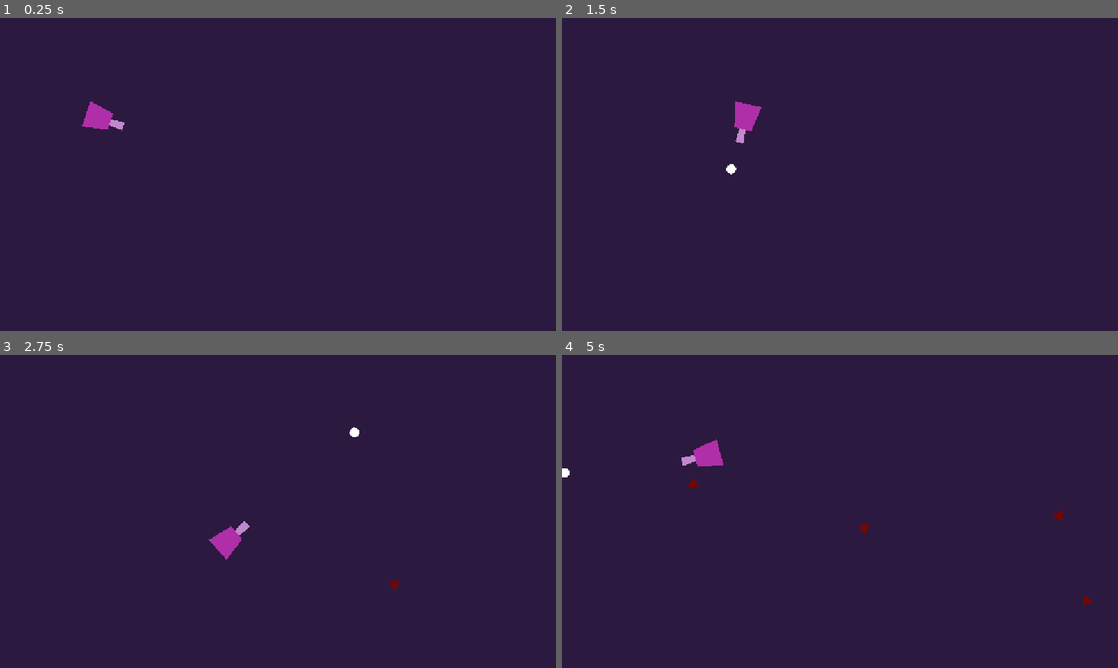
Above: before the commit, frames 1-4 (two rows, left to right).
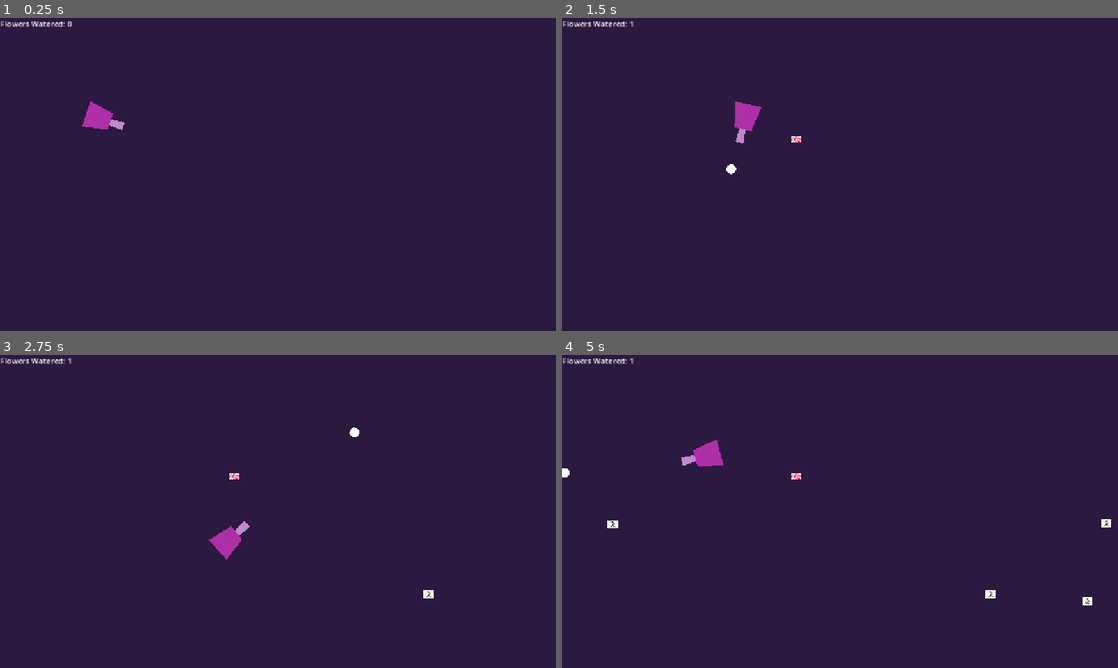
Above: after the commit, the same moments.

Repository: dearbhlalala/shootergame25
Game: Godot game, scene res://Scenes/game_scene.tscn
The game is run twice, just before and just after one commit, with the same random seed, the same clock (stepped at 60 frames per second) and the same inputs.
Inputs (mouse positions are in pixels of both pictures, inside the frame that each line leads up to):
- Up to frame 1 (0.25 s): no input
- Up to frame 2 (1.5 s): tap Enter at 0.5 s; move the mouse to (962, 158) at 0.52 s; hold D (right) 0.53-1.28 s; tap Space (shoot) at 0.6, 1.35 s; move the mouse to (728, 190) at 1.27 s; hold S (down) from 1.28 s (still down)
- Up to frame 3 (2.75 s): move the mouse to (333, 442) at 2.02 s; release S (down) at 2.03 s; hold D (right) from 2.03 s (still down); tap Space (shoot) at 2.1 s
- Up to frame 4 (5 s): move the mouse to (812, 574) at 2.77 s; release D (right) at 2.78 s; hold W (up) 2.78-3.53 s; tap Space (shoot) at 2.85, 3.6, 4.35 s; move the mouse to (1006, 558) at 3.52 s; hold A (left) from 3.53 s (still down); move the mouse to (673, 464) at 4.27 s

The runs differ from the first frame. In frame 1, 0.2% of the frame differs, in the area x 0-13%, y 1-3%; in frame 2, 0.2%; in frame 3, 0.3%; in frame 4, 0.5%, in the area x 0-99%, y 1-81%.

Commit message:
overhaul
added prototype flower textures, randomised the sprite upon impact, added score system

Diff:
--- a/shooter-game/Scenes/bullet.tscn
+++ b/shooter-game/Scenes/bullet.tscn
@@ -5,7 +5,7 @@
 
 [sub_resource type="CircleShape2D" id="CircleShape2D_5o5l8"]
 
-[node name="Bullet" type="Area2D"]
+[node name="Bullet" type="Area2D" groups=["bullets"]]
 script = ExtResource("2_oduel")
 
 [node name="Circle-xxl" type="Sprite2D" parent="."]
--- a/shooter-game/Scenes/enemy.tscn
+++ b/shooter-game/Scenes/enemy.tscn
@@ -1,19 +1,33 @@
-[gd_scene load_steps=3 format=3 uid="uid://bmxk1y7dlu1xu"]
+[gd_scene load_steps=8 format=3 uid="uid://bmxk1y7dlu1xu"]
 
 [ext_resource type="Script" uid="uid://dwcq3ja18blok" path="res://Scripts/enemy.gd" id="1_hghv2"]
+[ext_resource type="Texture2D" uid="uid://kpi3hul00vll" path="res://images/png-transparent-drawing-cartoon-flower-blue-symmetry-plant-stem-thumbnail.png" id="2_afpow"]
+[ext_resource type="Texture2D" uid="uid://3ducapxur8uo" path="res://images/png-transparent-rose-dry-flower-dried-withered-dead-sad-dark-preserved-pressed-thumbnail.png" id="3_287tu"]
+[ext_resource type="Texture2D" uid="uid://2ft220otm84p" path="res://images/png-clipart-drawing-cartoon-flower-flower-purple-cartoon-thumbnail.png" id="3_ghaa6"]
+[ext_resource type="Texture2D" uid="uid://c4f2hc7r08xph" path="res://images/png-clipart-flower-orange-flower-cartoon-orange-symmetry-thumbnail.png" id="4_1dp5w"]
+[ext_resource type="Texture2D" uid="uid://voi60vct2atv" path="res://images/transparent-cartoon-flowers-18.png" id="5_auwsv"]
 
 [sub_resource type="CircleShape2D" id="CircleShape2D_1f0kj"]
 radius = 22.9105
 
 [node name="Enemy" type="CharacterBody2D" groups=["enemies"]]
 script = ExtResource("1_hghv2")
+possible_textures = Array[Texture]([ExtResource("2_afpow"), ExtResource("3_ghaa6"), ExtResource("4_1dp5w"), ExtResource("5_auwsv")])
 
-[node name="Polygon2D" type="Polygon2D" parent="."]
-position = Vector2(-6, -1)
-scale = Vector2(0.48, 0.52)
-color = Color(0.461703, 0.0264587, 0, 1)
-polygon = PackedVector2Array(-4, -22, 38, 0, -4, 24)
+[node name="Sprite2D" type="Sprite2D" parent="."]
+position = Vector2(0.5, -5.96046e-08)
+scale = Vector2(0.0583333, 0.0375)
+texture = ExtResource("3_287tu")
+
+[node name="Area2D" type="Area2D" parent="."]
+
+[node name="CollisionShape2D2" type="CollisionShape2D" parent="Area2D"]
+scale = Vector2(0.480128, 0.404853)
+shape = SubResource("CircleShape2D_1f0kj")
 
 [node name="CollisionShape2D" type="CollisionShape2D" parent="."]
 scale = Vector2(0.480128, 0.404853)
 shape = SubResource("CircleShape2D_1f0kj")
+disabled = true
+
+[connection signal="area_entered" from="Area2D" to="." method="_on_area_2d_area_entered"]
--- a/shooter-game/Scenes/game_scene.tscn
+++ b/shooter-game/Scenes/game_scene.tscn
@@ -1,7 +1,8 @@
-[gd_scene load_steps=7 format=3 uid="uid://cxrl84bjayq0m"]
+[gd_scene load_steps=8 format=3 uid="uid://cxrl84bjayq0m"]
 
 [ext_resource type="PackedScene" uid="uid://mirjno1ylj2p" path="res://Scenes/character_body_2d.tscn" id="1_2v614"]
 [ext_resource type="Script" uid="uid://cx6lwc1d8j8j" path="res://Scripts/game.gd" id="1_b6fju"]
+[ext_resource type="PackedScene" uid="uid://csqm20dsy5ht5" path="res://Scenes/ui.tscn" id="3_6h5vk"]
 
 [sub_resource type="WorldBoundaryShape2D" id="WorldBoundaryShape2D_x87qo"]
 normal = Vector2(0.00793626, 0.999969)
@@ -40,4 +41,6 @@
 [node name="Timer" type="Timer" parent="."]
 autostart = true
 
+[node name="UI" parent="." instance=ExtResource("3_6h5vk")]
+
 [connection signal="timeout" from="Timer" to="." method="_on_timer_timeout"]
--- /dev/null
+++ b/shooter-game/Scenes/ui.tscn
@@ -0,0 +1,15 @@
+[gd_scene load_steps=2 format=3 uid="uid://csqm20dsy5ht5"]
+
+[ext_resource type="Script" uid="uid://82mo40dvlbp2" path="res://ScoreUI.gd" id="1_jxero"]
+
+[node name="UI" type="Control"]
+layout_mode = 3
+anchors_preset = 0
+offset_right = 40.0
+offset_bottom = 40.0
+script = ExtResource("1_jxero")
+
+[node name="ScoreLabel" type="Label" parent="."]
+layout_mode = 0
+offset_right = 186.0
+offset_bottom = 76.0
--- /dev/null
+++ b/shooter-game/ScoreUI.gd
@@ -0,0 +1,6 @@
+extends Control
+
+@onready var score_label = $ScoreLabel
+
+func _process(_delta):
+	score_label.text = "Flowers Watered: " + str(GameManager.score)
--- /dev/null
+++ b/shooter-game/Scripts/GameManager.gd
@@ -0,0 +1,12 @@
+extends Node
+
+var score: int = 0
+
+# Function to increase score
+func add_score(points: int = 1):
+	score += points
+	print("Score:", score)  # Debugging, replace with UI update later
+
+# Function to reset score
+func reset_score():
+	score = 0
--- a/shooter-game/Scripts/bullet.gd
+++ b/shooter-game/Scripts/bullet.gd
@@ -7,7 +7,6 @@
 	global_position += direction * SPEED
 
 
-func _on_body_entered(body: Node2D) -> void:
-	if body.is_in_group("enemies"):
-		body.queue_free()
-		queue_free()
+#func _on_body_entered(body: Node2D) -> void:
+	#if body.is_in_group("enemies"):
+		#queue_free()
--- a/shooter-game/Scripts/enemy.gd
+++ b/shooter-game/Scripts/enemy.gd
@@ -1,11 +1,24 @@
 extends CharacterBody2D
 
-@onready var player = $/root/GameScene/Player
+@onready var player = get_node_or_null("/root/GameScene/Player")
+@onready var sprite = $Sprite2D  # Cache the sprite node for efficiency
+@export var possible_textures: Array[Texture] = []  # Assign 5 textures in the Inspector
+var can_be_hit: bool = true  # Enemy starts as vulnerable
 
 const SPEED = 100
 
-func _physics_process(delta: float) -> void:
-	velocity = (player.global_position - global_position).normalized() * SPEED
+#func _physics_process(delta: float) -> void:
+	#if player:  # Check if player exists before accessing global_position
+		#velocity = (player.global_position - global_position).normalized() * SPEED
+		#look_at(player.global_position)
+		#move_and_slide()
+func _on_bullet_hit(bullet):  # Call this function when a bullet hits
+	if can_be_hit and bullet.is_in_group("bullets"):  # Ensure the object is a bullet
+		can_be_hit = false
+		var random_texture = possible_textures[randi() % possible_textures.size()]  # Pick a random texture
+		sprite.texture = random_texture  # Change sprite texture
+		bullet.queue_free()  # Remove the bullet
+		GameManager.add_score(1)
 
-	look_at(player.global_position)
-	move_and_slide()
+func _on_area_2d_area_entered(area: Area2D) -> void:
+	_on_bullet_hit(area)
--- a/shooter-game/project.godot
+++ b/shooter-game/project.godot
@@ -14,6 +14,10 @@
 run/main_scene="res://Scenes/game_scene.tscn"
 config/features=PackedStringArray("4.4", "Forward Plus")
 config/icon="res://icon.svg"
+
+[autoload]
+
+GameManager="*res://Scripts/GameManager.gd"
 
 [display]
 
Not shown, added: shooter-game/ScoreUI.gd.uid
Not shown, added: shooter-game/Scripts/GameManager.gd.uid
Binary file added: shooter-game/images/png-clipart-drawing-cartoon-flower-flower-purple-cartoon-thumbnail.png
Not shown, added: shooter-game/images/png-clipart-drawing-cartoon-flower-flower-purple-cartoon-thumbnail.png.import
Binary file added: shooter-game/images/png-clipart-flower-orange-flower-cartoon-orange-symmetry-thumbnail.png
Not shown, added: shooter-game/images/png-clipart-flower-orange-flower-cartoon-orange-symmetry-thumbnail.png.import
Binary file added: shooter-game/images/png-transparent-drawing-cartoon-flower-blue-symmetry-plant-stem-thumbnail.png
Not shown, added: shooter-game/images/png-transparent-drawing-cartoon-flower-blue-symmetry-plant-stem-thumbnail.png.import
Binary file added: shooter-game/images/png-transparent-rose-dry-flower-dried-withered-dead-sad-dark-preserved-pressed-thumbnail.png
Not shown, added: shooter-game/images/png-transparent-rose-dry-flower-dried-withered-dead-sad-dark-preserved-pressed-thumbnail.png.import
Binary file added: shooter-game/images/transparent-cartoon-flowers-18.png
Not shown, added: shooter-game/images/transparent-cartoon-flowers-18.png.import
